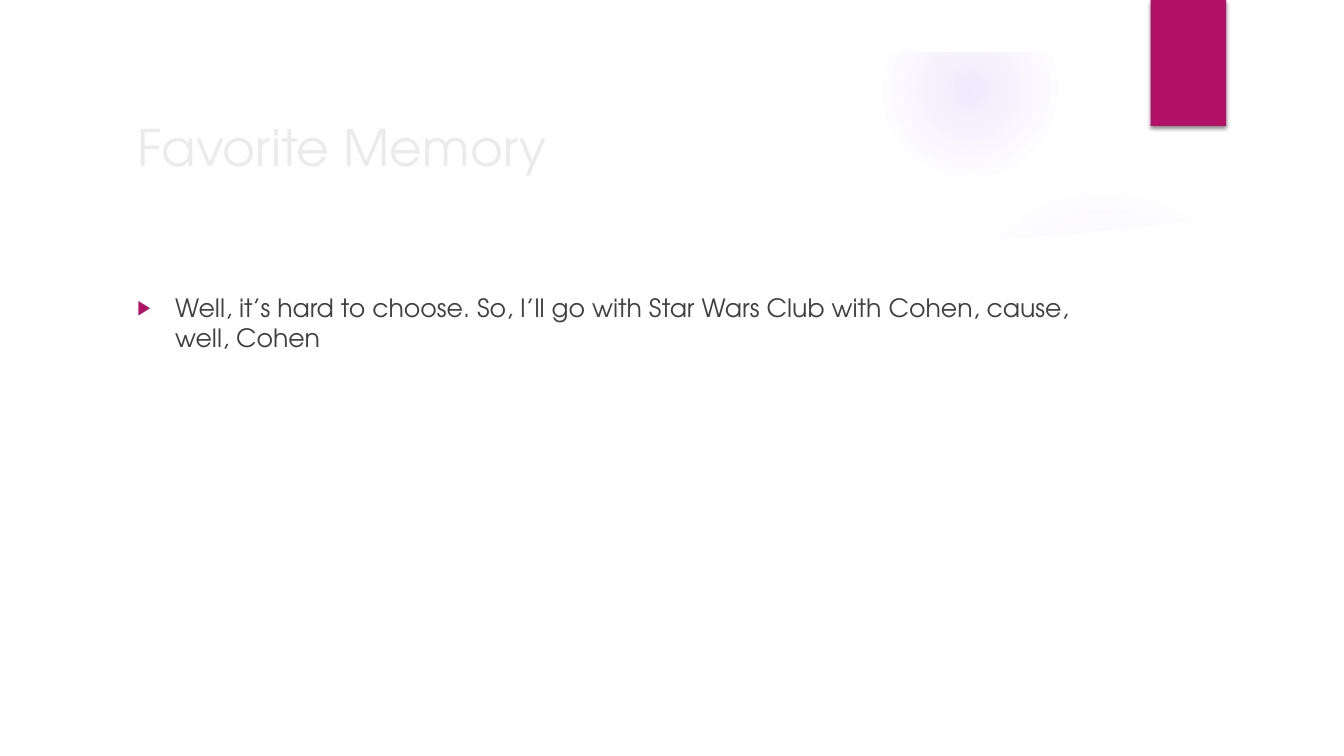
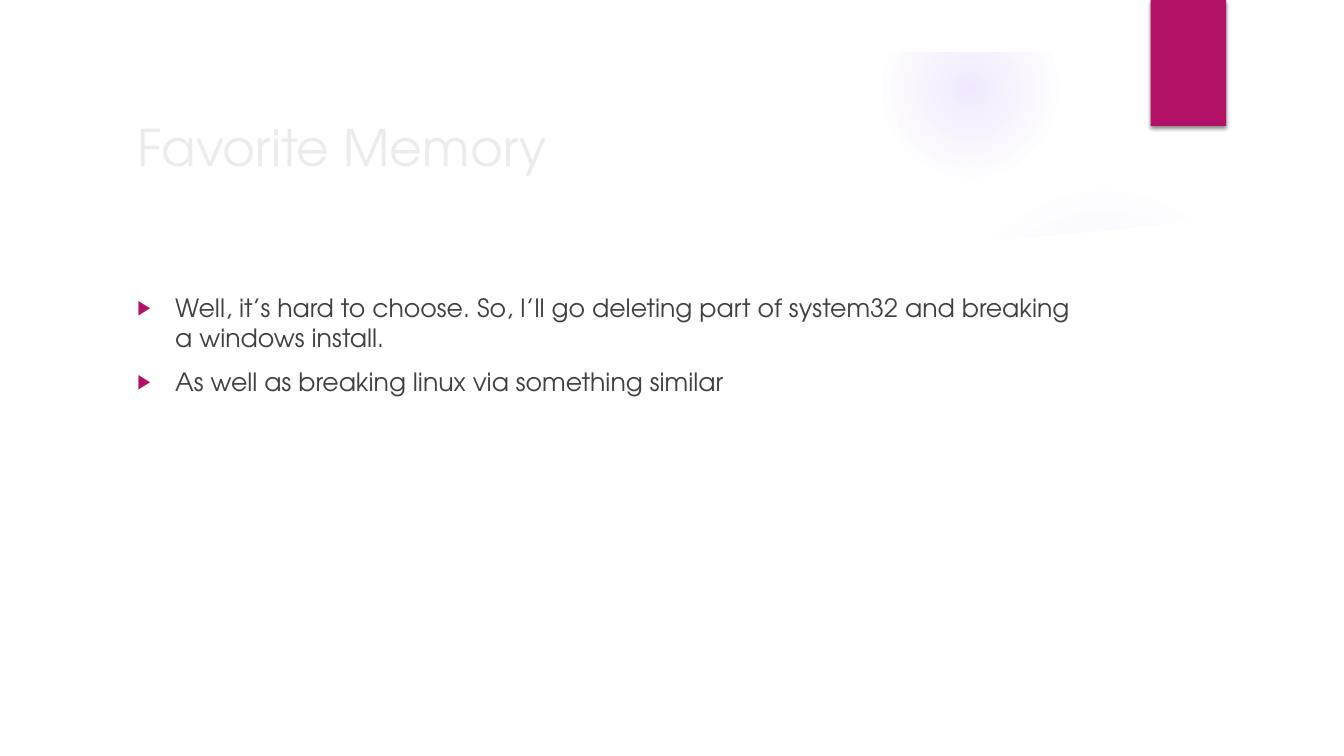
Before and after one commit to CTH-npitx/Presentations, a slide deck: slide 4 of Current Presentation/Winter Term Presentation.pptx. Drawn at 1344x756 pixels with LibreOffice and Linux fonts; fonts in the diff are those of the drawing; background and template pictures are left out. Boxes give left, top, right and bottom in pixels: in the first picture for what was removed or moved away, otherwise in the second. Text is boxed around its words. In the diff, an @@ line names an element or a change of style, - is before the commit and + after.

```diff
--- a/Current Presentation/Winter Term Presentation.pptx
+++ b/Current Presentation/Winter Term Presentation.pptx
@@ text at <box>175,298,1070,397</box>: text changed @@
-▶ Well, it’s hard to choose. So, I’ll go with Star Wars Club with Cohen, cause, well, Cohen
+▶ Well, it’s hard to choose. So, I’ll go deleting part of system32 and breaking a windows install.
+▶ As well as breaking linux via something similar
```
Also in this commit, not shown: 1 other slide changed.
